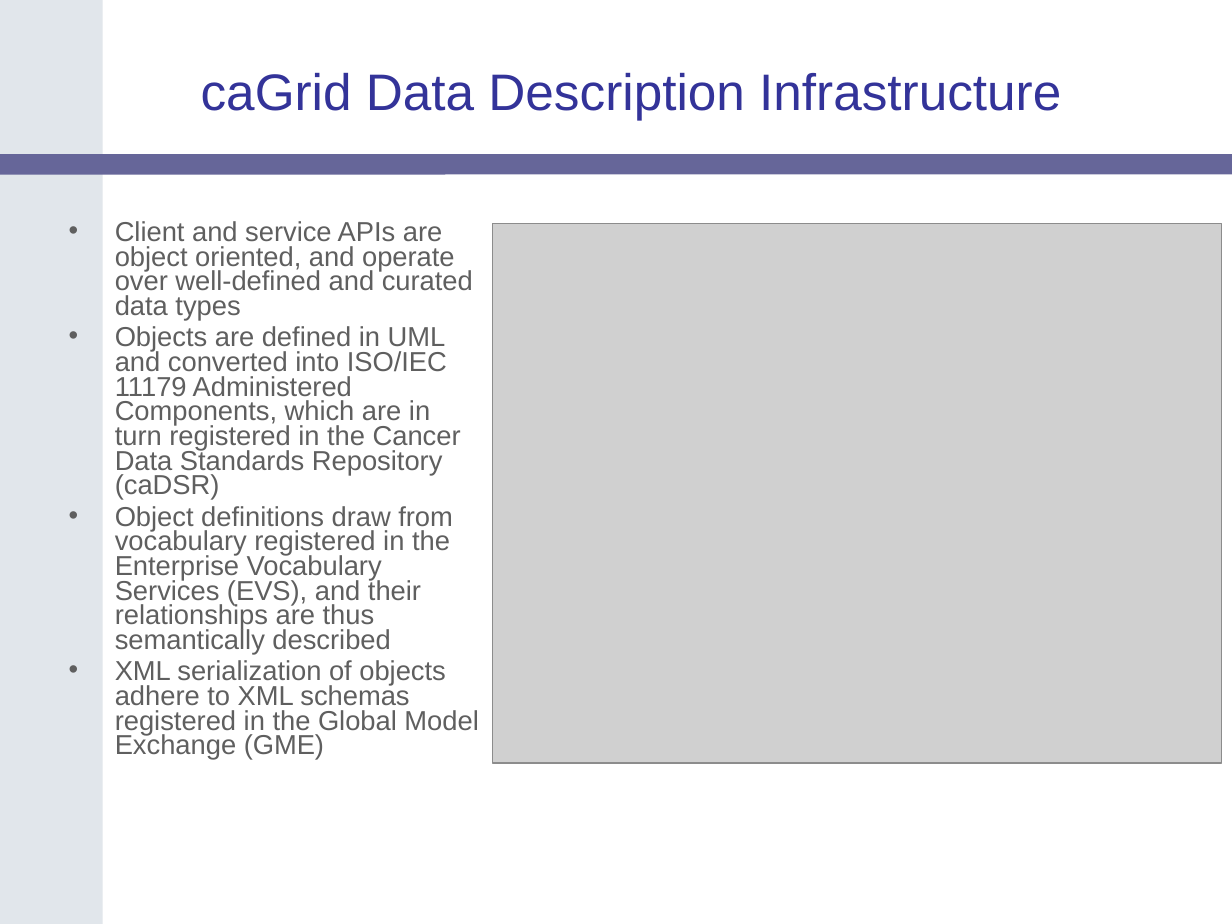
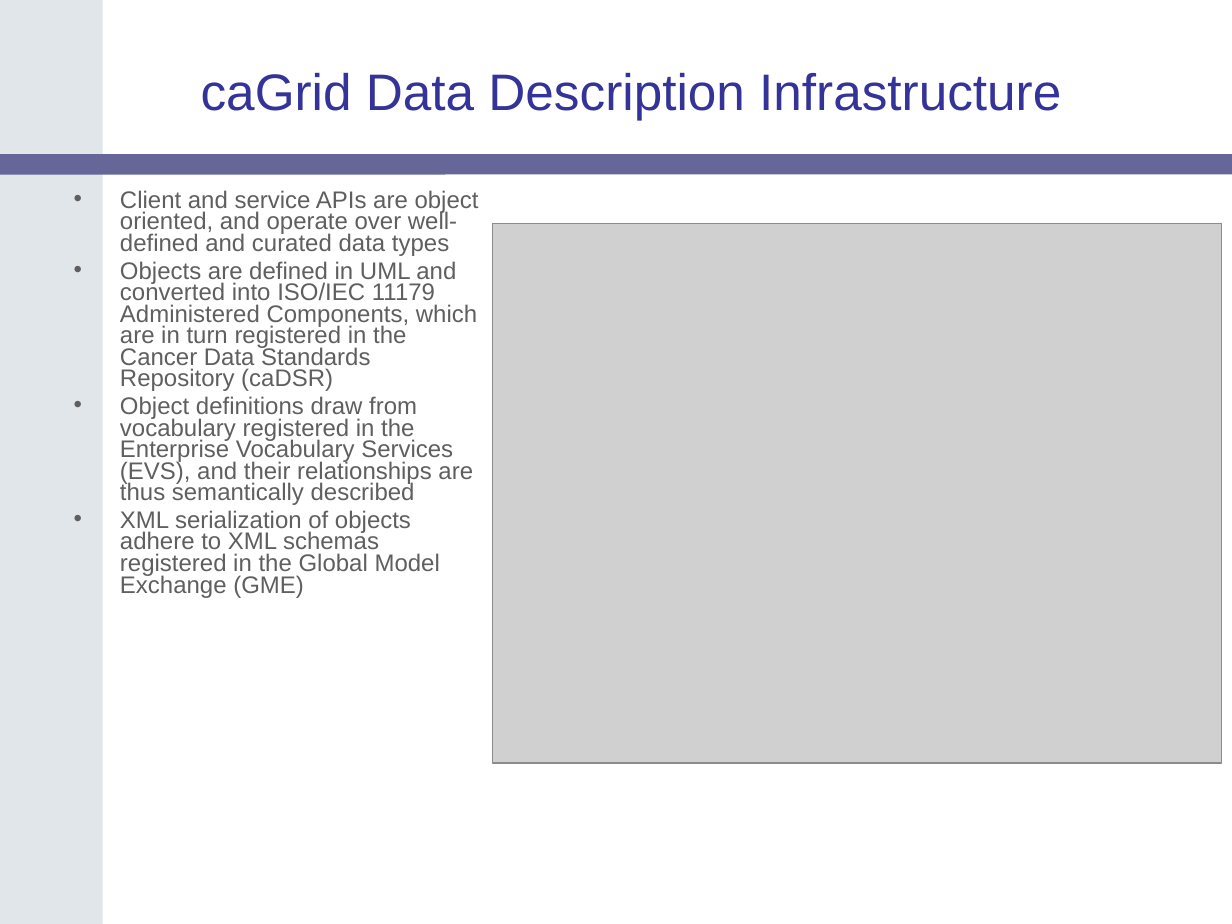
Before and after one commit to NCIP/cagrid-portal, a slide deck: slide 9 of cagrid-1-0/Documentation/presentations/200604_AnnualMeeting/caGrid-1.0-Architecture_caBIG-Annual-Meeting06.ppt. Drawn at 1232x924 pixels with LibreOffice and Linux fonts; fonts in the diff are those of the drawing; grey boxes stand for pictures; background and template pictures are left out. Boxes give left, top, right and bottom in pixels: in the first picture for what was removed or moved away, otherwise in the second. Text is boxed around its words. In the diff, an @@ line names an element or a change of style, - is before the commit and + after.

Commit message:
added data service slides

```diff
--- a/cagrid-1-0/Documentation/presentations/200604_AnnualMeeting/caGrid-1.0-Architecture_caBIG-Annual-Meeting06.ppt
+++ b/cagrid-1-0/Documentation/presentations/200604_AnnualMeeting/caGrid-1.0-Architecture_caBIG-Annual-Meeting06.ppt
@@ text "Client and service APIs are ...": place and size @@
-text "Client and service APIs are ..." at bbox=[115, 221, 478, 760]
+text "Client and service APIs are ..." at bbox=[120, 190, 479, 598]
@@ text "Client and service APIs are ..." at bbox=[120, 190, 479, 598]: size 16 to 14 pt @@
```
Also in this commit, not shown: 5 other slides changed, 3 slides added, 1 slide removed.
